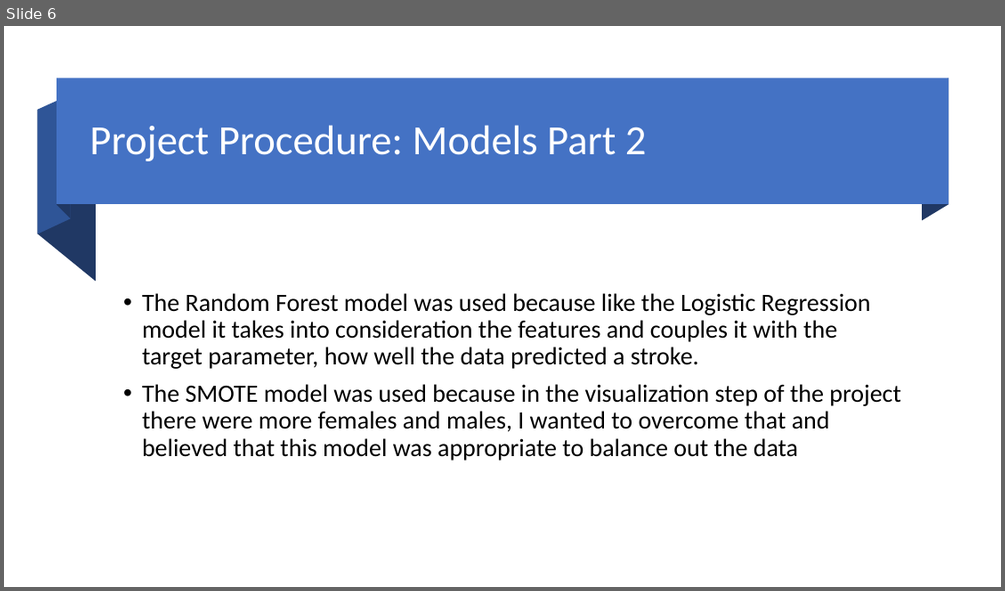
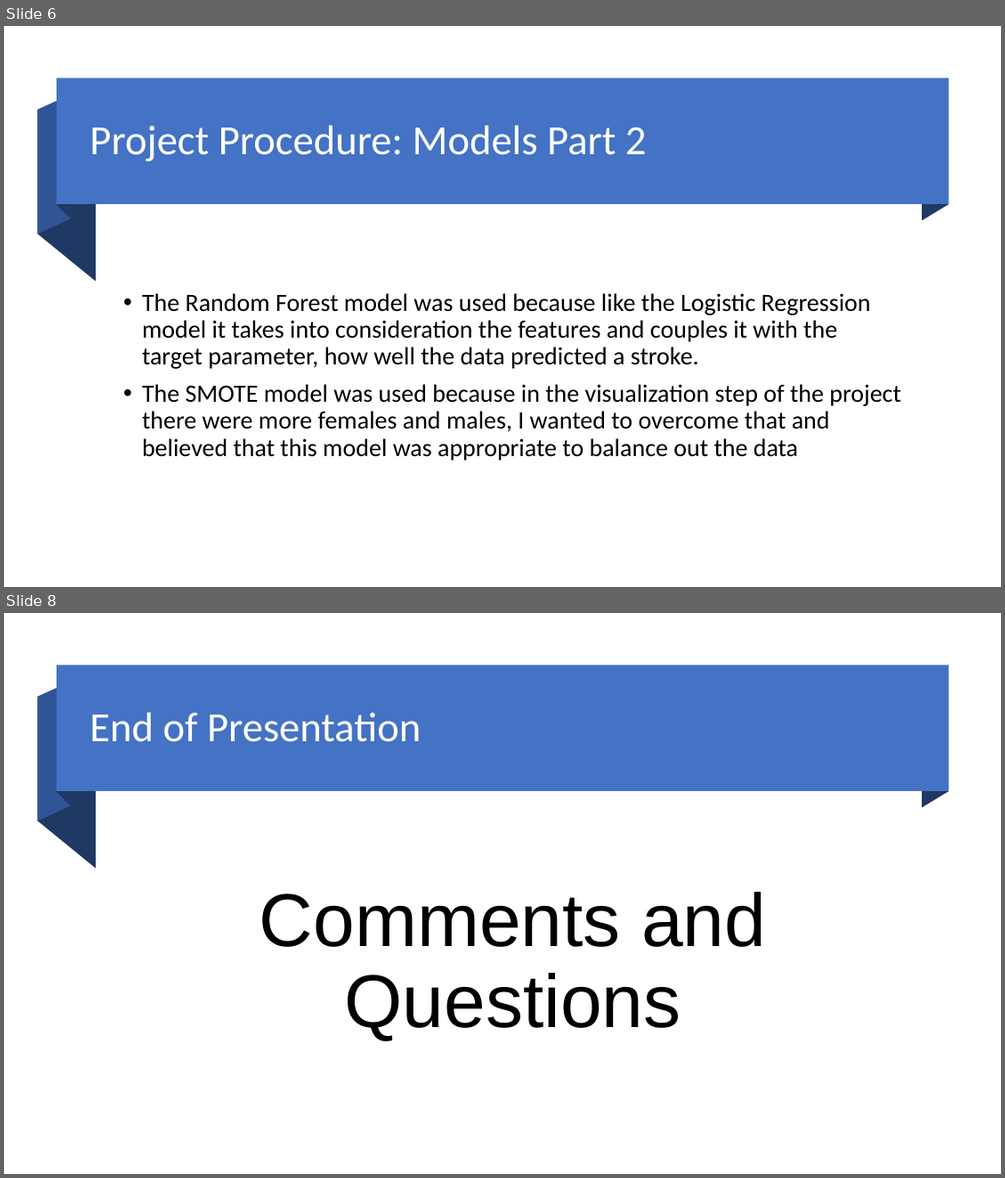
Before and after one commit to willudeh99/Stroke-Prediction, a slide deck: Stroke prediction power_point.pptx. Shown one above the other, each under a label of ours: slide 6 before the commit, slides 6 and 8 after it; the slides between them are not shown. The pictures are 1005x591 and 1005x1178 pixels, drawn with LibreOffice and Linux fonts; fonts in the diff are those of the drawing. Boxes give left, top, right and bottom in pixels: in the first picture for what was removed or moved away, otherwise in the second. Text is boxed around its words. In the diff, an @@ line names an element or a change of style, - is before the commit and + after.

```diff
--- a/Stroke prediction power_point.pptx
+++ b/Stroke prediction power_point.pptx
@@ slide 8 added at box(4, 613, 1001, 1174), background #FFFFFF @@
@@ rectangle added at box(57, 666, 948, 792), fill #4472C4 @@
@@ freeform shape added at box(57, 666, 71, 805), fill #203864 @@
@@ freeform shape added at box(922, 666, 948, 808), fill #203864 @@
@@ freeform shape added at box(38, 682, 71, 821), fill #2F5597 @@
@@ freeform shape added at box(38, 697, 96, 868), fill #203864 @@
@@ title added at box(89, 712, 421, 742), 40 pt, text #FFFFFF @@
+End of Presentation
@@ text added at box(259, 892, 766, 1040), 72 pt, text #000000 @@
+Comments and Questions
```
Also in this commit, not shown: 4 slides changed, 1 other file.
